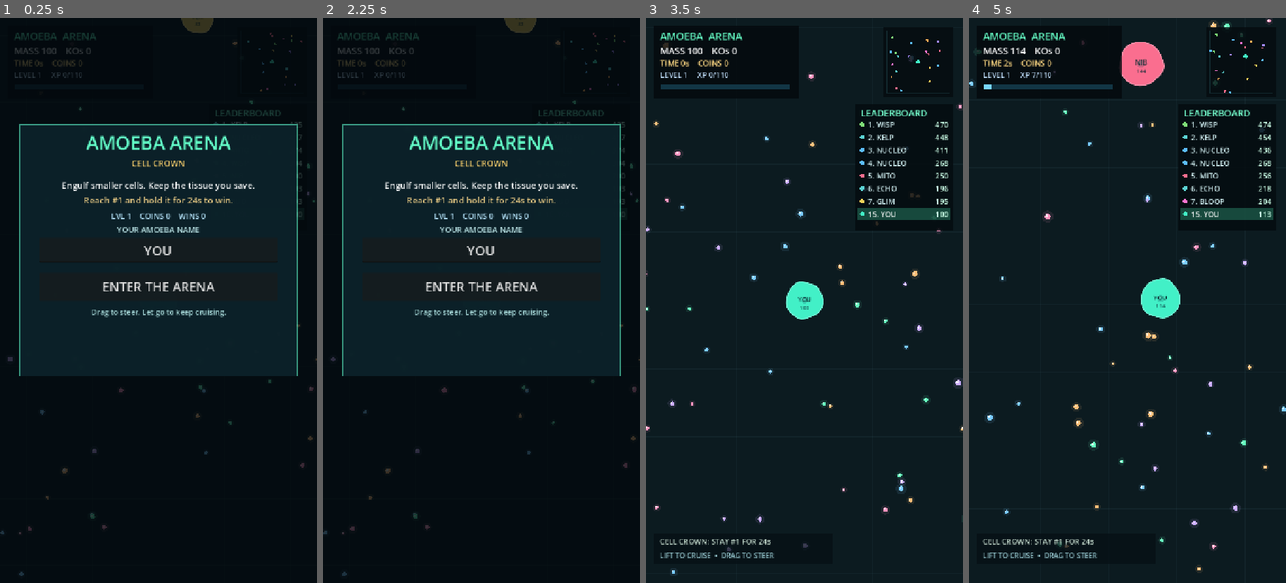
Above: before the commit, frames 1-4 (left to right).
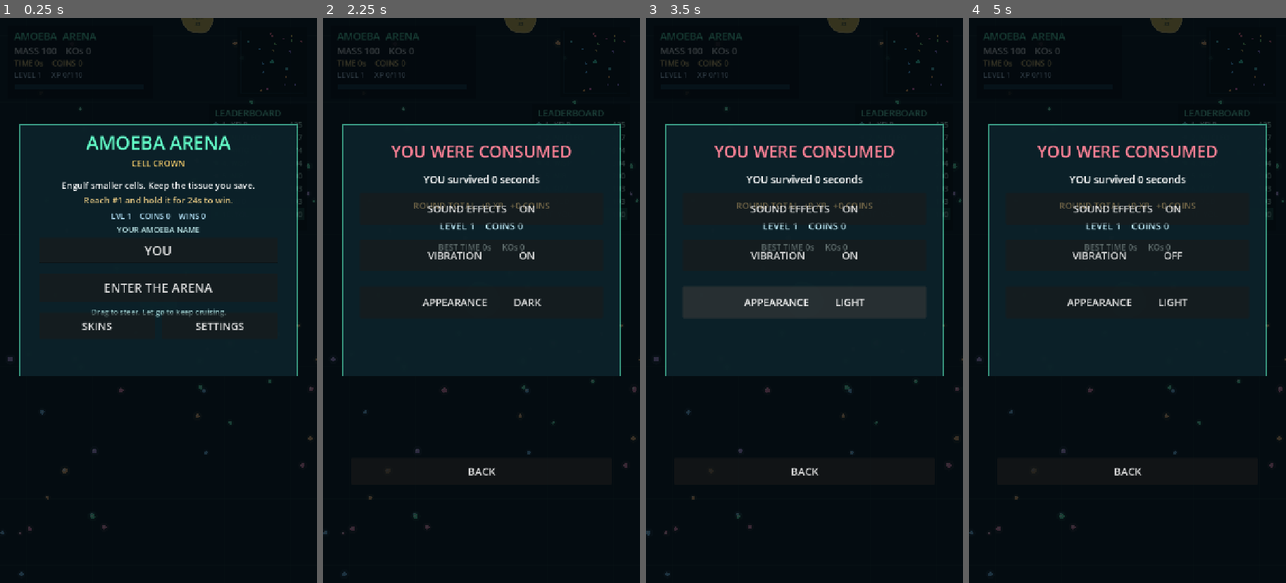
Above: after the commit, the same moments.

Repository: 16amattice/amoeba-arena
Game: Godot game, scene res://scenes/main.tscn
The game is run twice, just before and just after one commit, with the same random seed, the same clock (stepped at 60 frames per second) and the same inputs.
Inputs (mouse positions are in pixels of both pictures, inside the frame that each line leads up to):
- Up to frame 1 (0.25 s): no input
- Up to frame 2 (2.25 s): click (421, 328) at 0.5 s, where only the run after the commit has a clickable "SKINS"; click (481, 470) at 1.25 s, where only the run after the commit has a clickable "BACK"; click (541, 328) at 2 s, where only the run after the commit has a clickable "SETTINGS"
- Up to frame 3 (3.5 s): click (804, 289) at 2.75 s, where only the run before the commit has a clickable "ENTER THE ARENA"
- Up to frame 4 (5 s): click (1127, 255) at 3.5 s, where only the run after the commit has a clickable "VIBRATION ON"; move the mouse to (1197, 272) at 4.27 s; hold D from 4.28 s (still down); click (1197, 272) at 4.42 s

The runs differ from the first frame. In frame 1, 0.8% of the frame differs, in the area x 25-77%, y 40-56%; in frame 2, 4.5%; in frame 3, 12%, in the area x 0-100%, y 0-100%; in frame 4, 9.9%.

Commit message:
Build interactive home, game-over shop and settings controls

Diff:
--- a/scripts/game.gd
+++ b/scripts/game.gd
@@ -349,17 +349,57 @@
 	name_entry.placeholder_text = "Your cell name"
 	name_entry.max_length = 14
 	name_entry.text = username
-	name_entry.add_theme_font_size_override("font_size", 30)
+	name_entry.add_theme_font_size_override("font_size", 29)
 	name_entry.alignment = HORIZONTAL_ALIGNMENT_CENTER
 	name_entry.text_submitted.connect(_on_name_submitted)
 	add_child(name_entry)
 
 	start_button = Button.new()
-	start_button.name = "PlayButton"
 	start_button.text = "ENTER THE ARENA"
-	start_button.add_theme_font_size_override("font_size", 29)
+	start_button.add_theme_font_size_override("font_size", 28)
 	start_button.pressed.connect(_start_game)
 	add_child(start_button)
+
+	shop_button = Button.new()
+	shop_button.text = "SKINS"
+	shop_button.add_theme_font_size_override("font_size", 24)
+	shop_button.pressed.connect(_on_shop_button)
+	add_child(shop_button)
+
+	secondary_button = Button.new()
+	secondary_button.text = "SETTINGS"
+	secondary_button.add_theme_font_size_override("font_size", 24)
+	secondary_button.pressed.connect(_on_secondary_button)
+	add_child(secondary_button)
+
+	back_button = Button.new()
+	back_button.text = "BACK"
+	back_button.add_theme_font_size_override("font_size", 24)
+	back_button.pressed.connect(_return_from_overlay)
+	add_child(back_button)
+
+	settings_sound_button = Button.new()
+	settings_sound_button.pressed.connect(_toggle_sound)
+	settings_sound_button.add_theme_font_size_override("font_size", 23)
+	add_child(settings_sound_button)
+
+	settings_vibration_button = Button.new()
+	settings_vibration_button.pressed.connect(_toggle_vibration)
+	settings_vibration_button.add_theme_font_size_override("font_size", 23)
+	add_child(settings_vibration_button)
+
+	settings_theme_button = Button.new()
+	settings_theme_button.pressed.connect(_toggle_theme)
+	settings_theme_button.add_theme_font_size_override("font_size", 23)
+	add_child(settings_theme_button)
+
+	for i in range(SKINS.size()):
+		var option := Button.new()
+		option.name = "ShopSkin_" + str(i)
+		option.add_theme_font_size_override("font_size", 22)
+		option.pressed.connect(_on_skin_pressed.bind(i))
+		add_child(option)
+		shop_buttons.append(option)
 	_layout_menu_controls()
 
 
@@ -378,18 +418,67 @@
 func _layout_menu_controls() -> void:
 	if name_entry == null or start_button == null:
 		return
-	var bounds := _menu_geometry(get_viewport_rect().size)
+	var screen := get_viewport_rect().size
+	var bounds := _menu_geometry(screen)
 	var margin := minf(48.0, bounds.size.x * 0.07)
+	var normal := mode == "menu" or mode == "dead" or mode == "won"
+	var is_shop := mode == "shop"
+	var is_settings := mode == "settings"
 	name_entry.position = bounds.position + Vector2(margin, 257.0)
-	name_entry.size = Vector2(bounds.size.x - margin * 2.0, 56.0)
-	start_button.position = bounds.position + Vector2(margin, 336.0)
+	name_entry.size = Vector2(bounds.size.x - margin * 2.0, 58.0)
+	name_entry.visible = mode == "menu"
+
+	start_button.position = bounds.position + Vector2(margin, 338.0)
 	start_button.size = Vector2(bounds.size.x - margin * 2.0, 64.0)
-	name_entry.visible = mode == "menu"
-	start_button.visible = mode != "playing"
-	if mode == "dead" or mode == "won":
-		start_button.text = "PLAY AGAIN"
-	elif mode == "menu":
-		start_button.text = "ENTER THE ARENA"
+	start_button.visible = normal
+	start_button.text = "ENTER THE ARENA" if mode == "menu" else "PLAY AGAIN"
+
+	shop_button.position = bounds.position + Vector2(margin, 426.0)
+	shop_button.size = Vector2((bounds.size.x - margin * 2.0 - 16.0) * 0.5, 61.0)
+	shop_button.visible = normal
+	secondary_button.position = shop_button.position + Vector2(shop_button.size.x + 16.0, 0.0)
+	secondary_button.size = shop_button.size
+	secondary_button.text = "SETTINGS" if mode == "menu" else "HOME"
+	secondary_button.visible = normal
+
+	var panel := _options_geometry(screen)
+	back_button.position = panel.position + Vector2(24.0, panel.size.y - 86.0)
+	back_button.size = Vector2(panel.size.x - 48.0, 60.0)
+	back_button.visible = is_shop or is_settings
+
+	for i in range(shop_buttons.size()):
+		var option: Dictionary = SKINS[i]
+		var skin_control: Button = shop_buttons[i]
+		var id: String = option["id"]
+		if id == equipped_skin:
+			skin_control.text = "EQUIPPED"
+		elif owned_skins.has(id):
+			skin_control.text = "EQUIP"
+		else:
+			skin_control.text = str(option["cost"]) + " COINS"
+		skin_control.position = panel.position + Vector2(panel.size.x - 196.0, 155.0 + float(i) * 79.0)
+		skin_control.size = Vector2(166.0, 58.0)
+		skin_control.visible = is_shop
+		skin_control.disabled = id == equipped_skin
+
+	var setting_buttons := [settings_sound_button, settings_vibration_button, settings_theme_button]
+	var labels := [
+		"SOUND EFFECTS     " + ("ON" if sound_enabled else "OFF"),
+		"VIBRATION              " + ("ON" if vibration_enabled else "OFF"),
+		"APPEARANCE          " + ("LIGHT" if light_mode else "DARK")
+	]
+	for i in range(setting_buttons.size()):
+		var item: Button = setting_buttons[i]
+		item.text = labels[i]
+		item.position = panel.position + Vector2(43.0, 198.0 + float(i) * 106.0)
+		item.size = Vector2(panel.size.x - 86.0, 72.0)
+		item.visible = is_settings
+
+
+func _options_geometry(screen: Vector2) -> Rect2:
+	var width := minf(640.0, screen.x - 40.0)
+	var height := minf(885.0, screen.y - 64.0)
+	return Rect2((screen.x - width) * 0.5, (screen.y - height) * 0.5, width, height)
 
 
 func _input(event: InputEvent) -> void:
